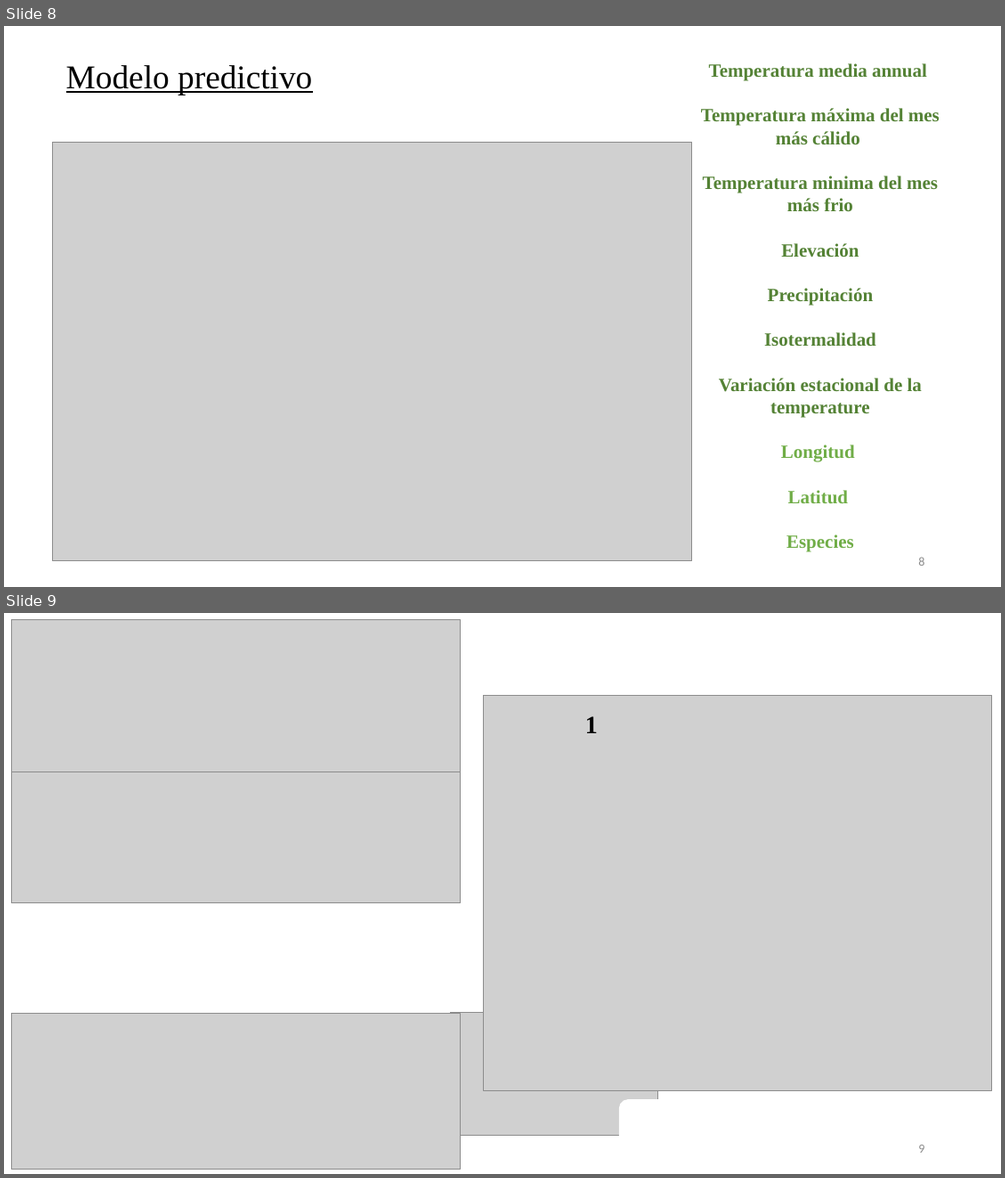
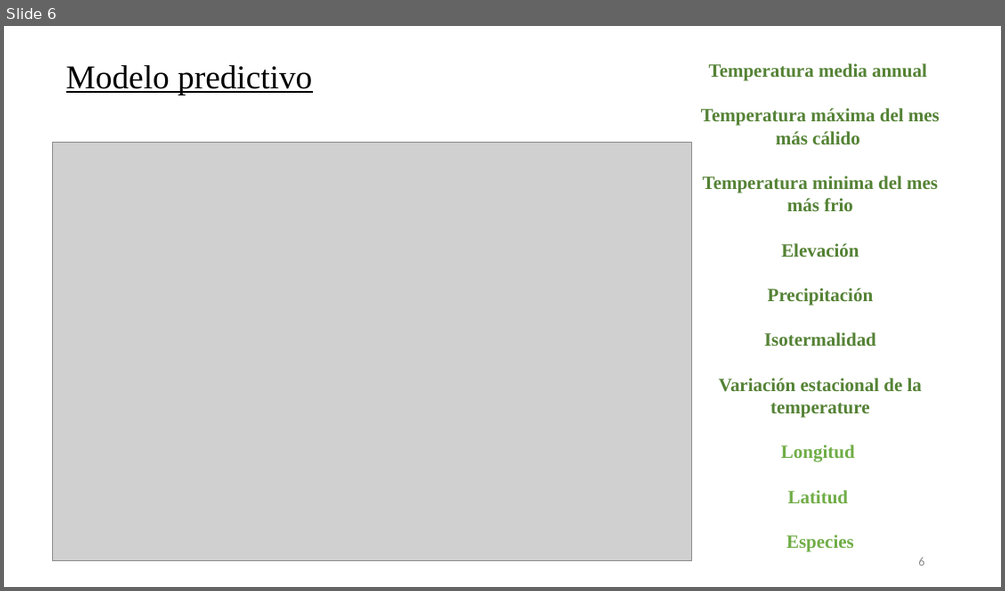
Before and after one commit to AnaAGG/APISPECIES2, a slide deck: Presentación1.pptx. Shown one above the other, each under a label of ours: slides 8 and 9 before the commit, slide 6 after it. The pictures are 1005x1178 and 1005x591 pixels, drawn with LibreOffice and Linux fonts; fonts in the diff are those of the drawing; grey boxes stand for pictures. Boxes give left, top, right and bottom in pixels: in the first picture for what was removed or moved away, otherwise in the second. Text is boxed around its words. In the diff, an @@ line names an element or a change of style, - is before the commit and + after.

```diff
--- a/Presentación1.pptx
+++ b/Presentación1.pptx
@@ slide 9 removed at (4,613,1001,1174), background #FFFFFF @@
@@ picture removed at (11,619,461,771) @@
@@ picture removed at (484,695,992,1090) @@
@@ text removed at (585,716,598,733) @@
-1
@@ picture removed at (11,751,461,903) @@
@@ picture removed at (451,1013,657,1135) @@
@@ picture removed at (11,1013,461,1168) @@
@@ rounded rectangle removed at (619,1100,696,1152) @@
@@ page number removed at (918,1144,924,1152) @@
-9
@@ what was slide 8 is now slide 6 @@
```
Also in this commit, not shown: 1 slide changed, 2 slides added, 3 other slides removed, 4 other files.
